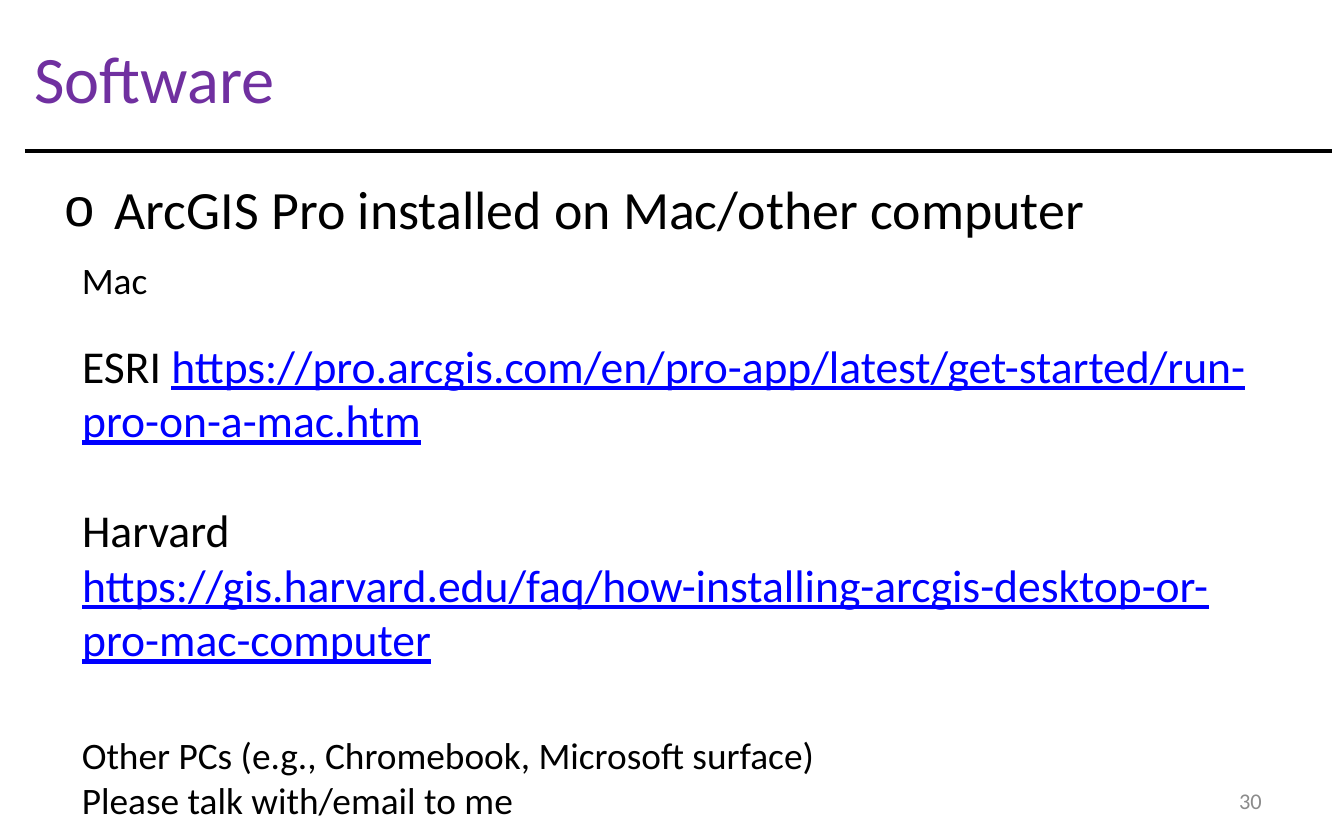
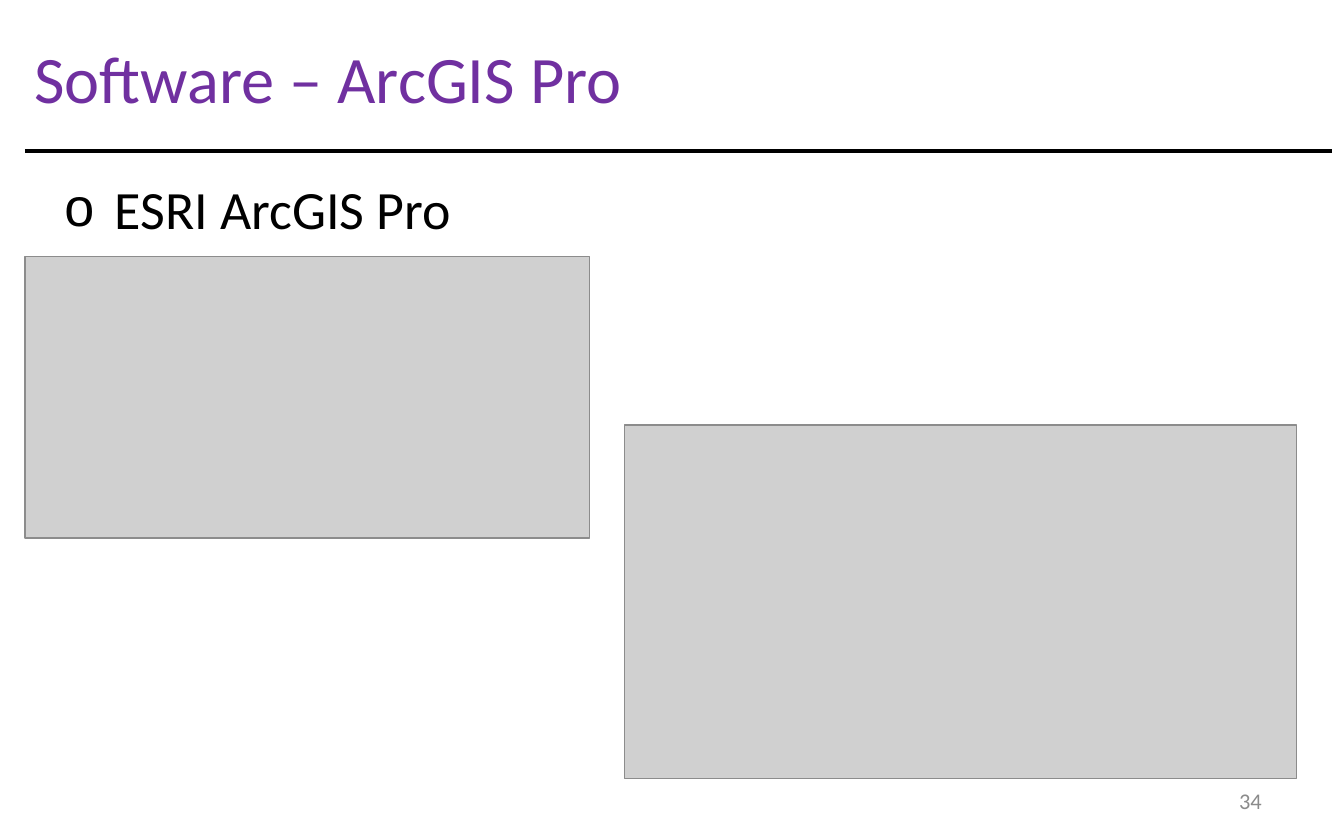
Before and after one commit to gisynw/Field_Techniques, a slide deck: slide 34 of docs/Lectures/week01/Lecture01_GEOG3319_Intro.pptx (slide 30 before the commit). Drawn at 1344x840 pixels with LibreOffice and Linux fonts; fonts in the diff are those of the drawing; grey boxes stand for pictures. Boxes give left, top, right and bottom in pixels: in the first picture for what was removed or moved away, otherwise in the second. Text is boxed around its words. In the diff, an @@ line names an element or a change of style, - is before the commit and + after.

```diff
--- a/docs/Lectures/week01/Lecture01_GEOG3319_Intro.pptx
+++ b/docs/Lectures/week01/Lecture01_GEOG3319_Intro.pptx
@@ text at <box>34,57,621,104</box>: text changed @@
-Software
+Software – ArcGIS Pro
@@ text at <box>115,194,451,230</box>: text changed @@
-o ArcGIS Pro installed on Mac/other computer
+o ESRI ArcGIS Pro
@@ picture added at <box>25,257,590,539</box> @@
@@ text removed at <box>82,270,148,295</box> @@
-Mac
@@ title removed at <box>82,351,1245,664</box> @@
-ESRI https://pro.arcgis.com/en/pro-app/latest/get-started/run-pro-on-a-mac.htm
-Harvard
-https://gis.harvard.edu/faq/how-installing-arcgis-desktop-or-pro-mac-computer
@@ picture added at <box>624,424,1296,778</box> @@
@@ text removed at <box>82,742,813,816</box> @@
-Other PCs (e.g., Chromebook, Microsoft surface)
-Please talk with/email to me
@@ page number at <box>1239,794,1262,809</box>: text changed @@
-30
+34
```
Also in this commit, not shown: 9 other slides changed, 5 slides added, 1 slide removed, 5 other files.
